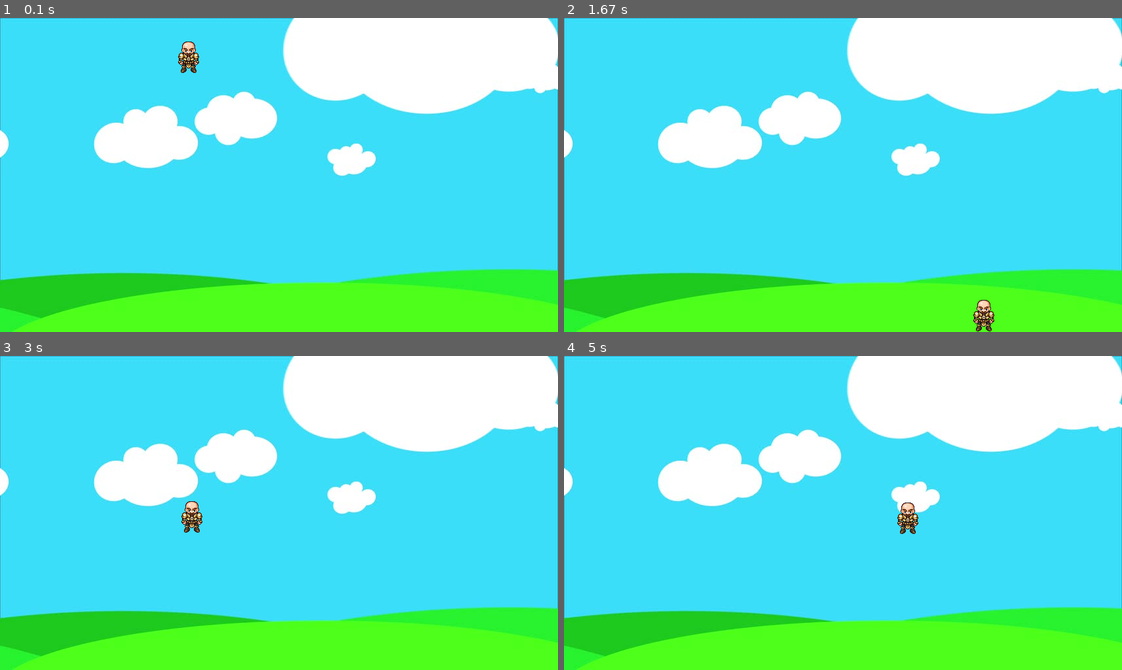
Above: before the commit, frames 1-4 (two rows, left to right).
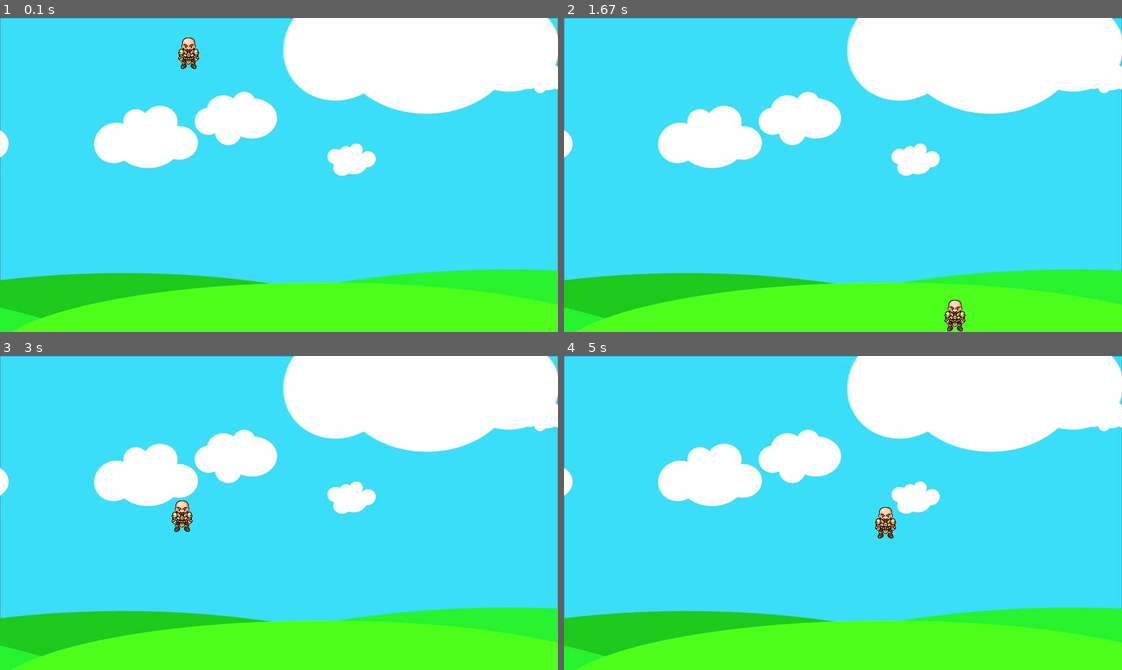
Above: after the commit, the same moments.

Repository: aprzn123/pygamething
Game: pygame game, started from game.py
Two runs of this game, one before a commit and one after it. Both use one fixed random seed, a clock stepped at 60 frames per second and the inputs below.
Inputs:
- Up to frame 1 (0.1 s): no input
- Up to frame 2 (1.67 s): hold Right 0.33-0.8 s; hold Up 0.83-1.13 s; hold Right 1.17-1.63 s
- Up to frame 3 (3 s): hold Left 1.67-2.2 s; hold Left 2.23-2.63 s; hold Up from 2.67 s (still down)
- Up to frame 4 (5 s): release Up at 3.03 s; hold Right 3.07-3.7 s; hold Left 3.73-4.2 s; hold Right 4.23-4.7 s; hold Up from 4.73 s (still down)

The runs differ from the first frame. In frame 1, 0.3% of the frame differs, in the area x 31-36%, y 6-18%; in frame 2, 0.5%, in the area x 68-78%, y 89-100%; in frame 3, 0.4%; in frame 4, 0.5%.

Commit message:
wait, what did I do here?

Diff:
--- a/game.py
+++ b/game.py
@@ -19,6 +19,9 @@
 walk_l = [pygame.image.load('assets/L1.png'), pygame.image.load('assets/L2.png'), pygame.image.load('assets/L3.png'), p …(214 unchanged characters)…
 bg = pygame.image.load('assets/bg.jpg')
 char = pygame.image.load('assets/standing.png')
+
+# clock
+clock = pygame.time.Clock()
 
 # player variables
 x = 256
@@ -53,11 +56,13 @@
     if y + h == WINDOW_HEIGHT:
         walk_count += 1
 
+    pygame.display.update()
+
 # game loop
 run = True
 while run:
     # 15 ms/tick
-    pygame.time.delay(15)
+    clock.tick(60)
 
     # detect events
     for event in pygame.event.get():
@@ -114,7 +119,4 @@
 
     draw()
 
-    # update the display
-    pygame.display.update()
-
 pygame.quit()
